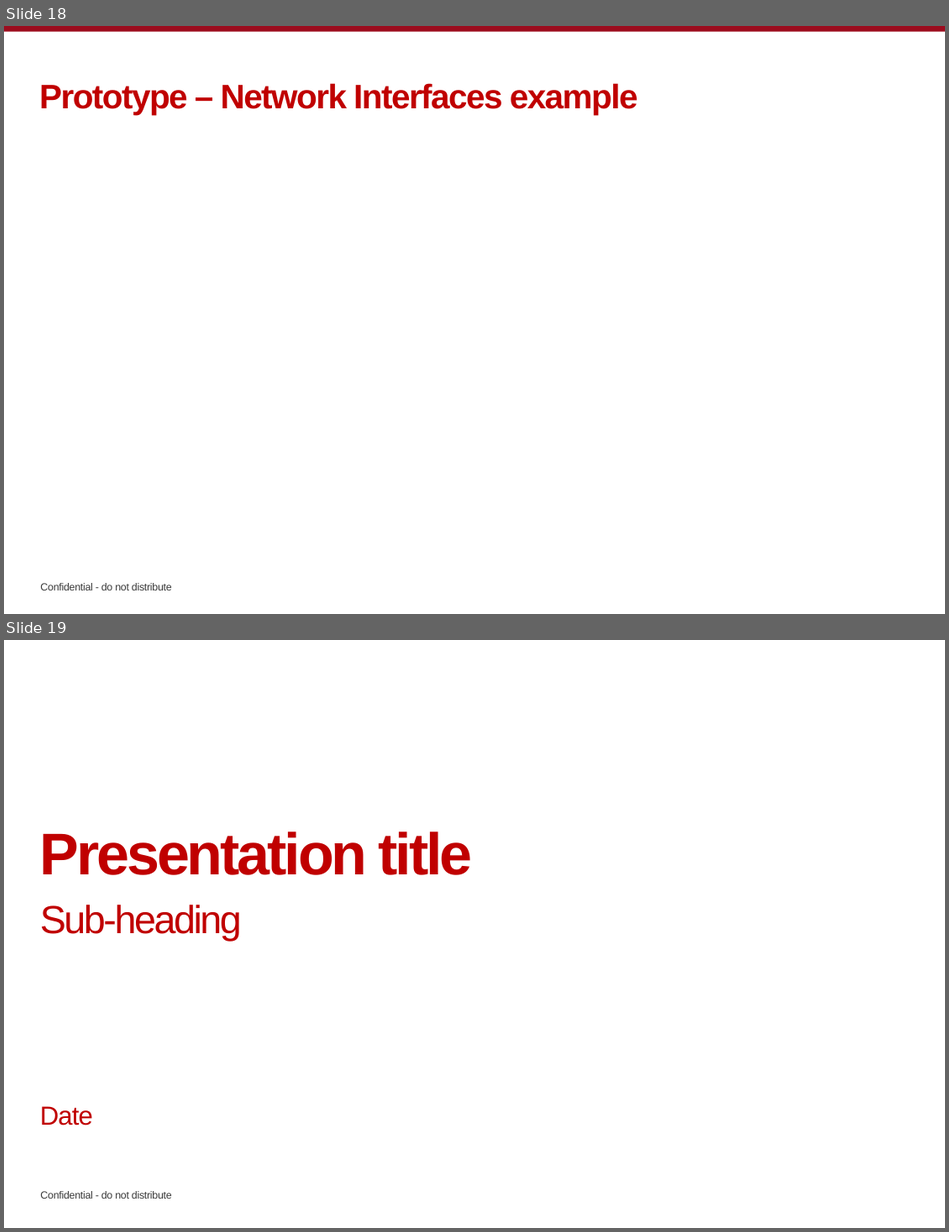
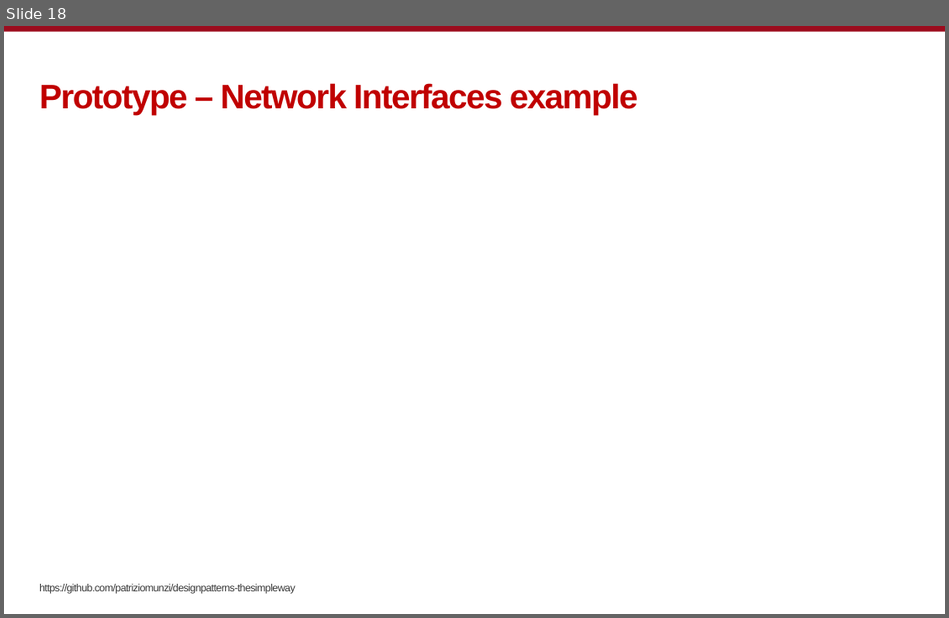
Before and after one commit to patriziomunzi/designpatterns-thesimpleway, a slide deck: docs/design_patterns_the_simple_way.pptx. Shown one above the other, each under a label of ours: slides 18 and 19 before the commit, slide 18 after it. The pictures are 949x1232 and 949x618 pixels, drawn with LibreOffice and Linux fonts; fonts in the diff are those of the drawing; background and template pictures are left out. Boxes give left, top, right and bottom in pixels: in the first picture for what was removed or moved away, otherwise in the second. Text is boxed around its words. In the diff, an @@ line names an element or a change of style, - is before the commit and + after.

```diff
--- a/docs/design_patterns_the_simple_way.pptx
+++ b/docs/design_patterns_the_simple_way.pptx
@@ slide 19 removed at (x1=4, y1=640, x2=945, y2=1228), background picture (left out) @@
@@ title removed at (x1=40, y1=832, x2=473, y2=875) @@
-Presentation title
@@ subtitle removed at (x1=40, y1=905, x2=242, y2=941) @@
-Sub-heading
@@ text removed at (x1=40, y1=1106, x2=93, y2=1126) @@
-Date
@@ text removed at (x1=40, y1=1191, x2=172, y2=1199) @@
-Confidential - do not distribute
@@ slide 18 changed as well @@
@@ text added at (x1=39, y1=584, x2=295, y2=594), 8 pt, text #3A3A3A @@
+https://github.com/patriziomunzi/designpatterns-thesimpleway
@@ text removed at (x1=40, y1=583, x2=172, y2=590) @@
-Confidential - do not distribute
```
Also in this commit, not shown: 17 other slides changed, 1 slide added, 11 other slides removed.
